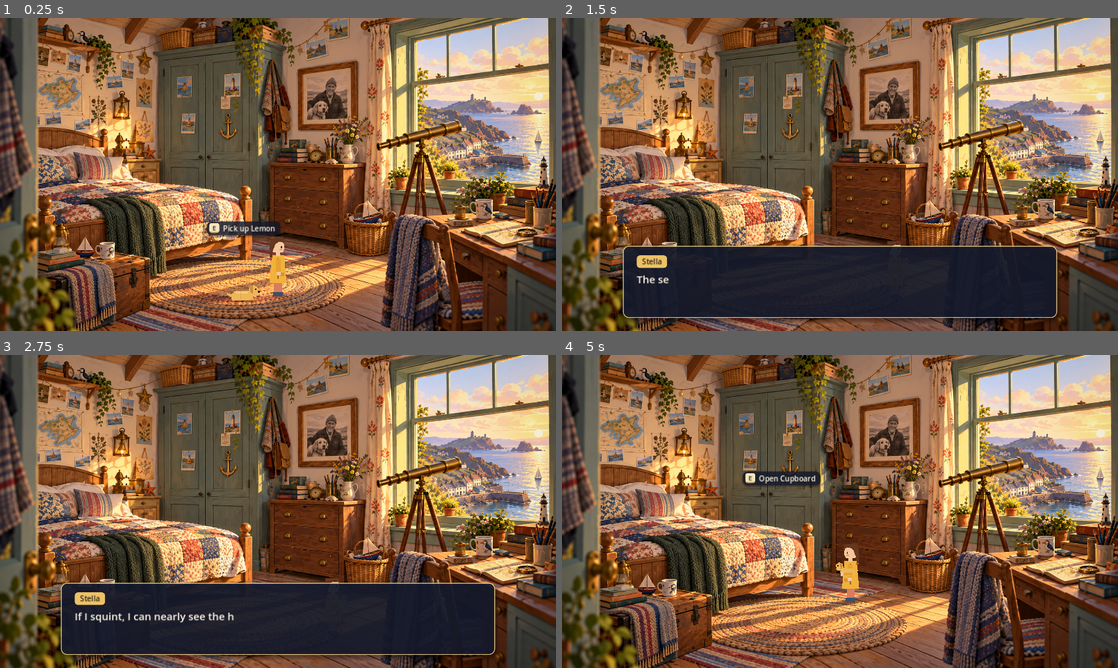
Above: before the commit, frames 1-4 (two rows, left to right).
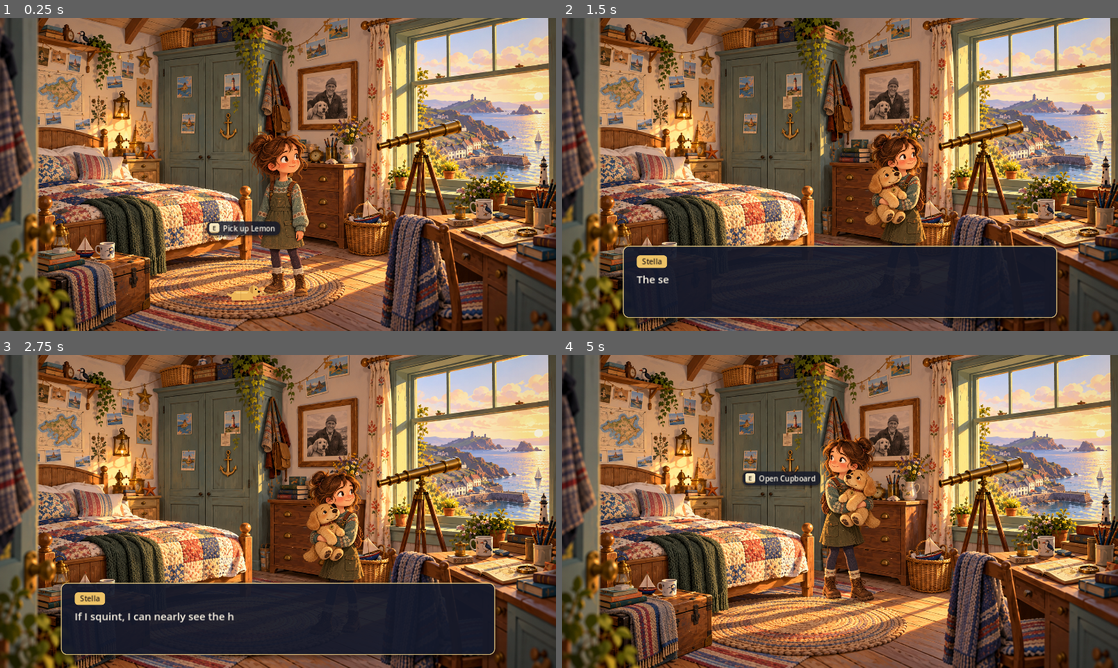
Above: after the commit, the same moments.

Repository: samjm000/Fellwell_island
Game: Godot game, scene res://scenes/rooms/stellas_room.tscn
Two runs of this game, one before a commit and one after it. Both use one fixed random seed, a clock stepped at 60 frames per second and the inputs below.
Inputs:
- Up to frame 1 (0.25 s): no input
- Up to frame 2 (1.5 s): tap Enter at 0.5 s; hold D (move_right) 0.53-1.28 s; hold E (interact) 0.53-1.28 s; tap Space (ui_select) at 0.77 s; hold S (move_down) from 1.28 s (still down); tap E (interact) at 1.35 s
- Up to frame 3 (2.75 s): tap Space (ui_select) at 1.52 s; release S (move_down) at 2.03 s; hold D (move_right) from 2.03 s (still down); hold E (interact) from 2.03 s (still down)
- Up to frame 4 (5 s): release D (move_right) at 2.78 s; release E (interact) at 2.78 s; hold W (move_up) 2.78-3.53 s; tap E (interact) at 2.85, 4.35 s; tap Space (ui_select) at 3.02, 3.77, 4.52 s; hold E (interact) 3.53-4.28 s; hold A (move_left) from 3.53 s (still down)

The runs differ from the first frame. In frame 1, 3.0% of the frame differs, in the area x 44-56%, y 36-90%; in frame 2, 2.5%; in frame 3, 2.5%; in frame 4, 3.4%, in the area x 46-58%, y 25-81%.

Commit message:
feat: integrate Stella idle and carrying-Lemon art
Adds the art pack's Stella idle and carry_idle stills (downscaled 50% to
561x701) in the pack's folder-per-state layout, with empty walk/ and
carry_walk/ folders ready for frames.

CharacterArt now also reads <state>/frame_0001.png sequences, takes an
art_offset to put the boots on the origin, and applies its walking bob
to a still when no walk frames exist (position only, never stretched).
Stella's art is scaled to ~380 px to match the designer's style anchor;
her feet collider, reach and shadow grow to suit. The carry art includes
Lemon, so the separate carried-Lemon overlay stays hidden automatically.

Co-Authored-By: Claude Opus 5.5 <noreply@anthropic.com>

Diff:
--- a/scenes/characters/stella.tscn
+++ b/scenes/characters/stella.tscn
@@ -17,10 +17,10 @@
 fill_to = Vector2(1, 0.5)
 
 [sub_resource type="RectangleShape2D" id="RectangleShape2D_feet"]
-size = Vector2(30, 14)
+size = Vector2(56, 14)
 
 [sub_resource type="RectangleShape2D" id="RectangleShape2D_reach"]
-size = Vector2(70, 40)
+size = Vector2(110, 50)
 
 [node name="Stella" type="CharacterBody2D" groups=["player"]]
 collision_layer = 2
@@ -32,14 +32,17 @@
 shape = SubResource("RectangleShape2D_feet")
 
 [node name="Shadow" type="Sprite2D" parent="."]
-position = Vector2(0, -1)
-scale = Vector2(0.9, 0.22)
+position = Vector2(0, -2)
+scale = Vector2(2, 0.42)
 texture = SubResource("GradientTexture2D_shadow")
 
 [node name="Visual" type="Node2D" parent="." node_paths=PackedStringArray("carried_overlay")]
 unique_name_in_owner = true
 script = ExtResource("3_character_art")
 art_directory = "res://art/characters/stella"
+art_scale = Vector2(0.5634, 0.5634)
+art_offset = Vector2(15, 14)
+walk_bob_height = 4.0
 carried_overlay = NodePath("CarriedLemon")
 
 [node name="Placeholder" type="Node2D" parent="Visual"]
--- a/scripts/art/character_art.gd
+++ b/scripts/art/character_art.gd
@@ -6,11 +6,13 @@
 ##
 ## Art sources, in order of preference:
 ##   1. `sprite_frames` authored in the editor (animation names = state names).
-##   2. Images in `art_directory` named `<state>.png` (a still) or `<state>_0.png`,
-##      `<state>_1.png`, ... (frames), e.g. `idle.png`, `walk_0.png` ... `walk_5.png`.
+##   2. Images in `art_directory`, either one folder per state with numbered frames
+##      (`idle/frame_0001.png`, `walk/frame_0001.png` ...; the art pack's layout) or
+##      flat files (`idle.png`, or `walk_0.png`, `walk_1.png` ...).
 ##   3. The node-built `Placeholder` child.
 ## Missing states fall back (carry_walk -> carry_idle -> walk -> idle), so a single
-## `idle.png` is enough to replace the placeholder.
+## idle image is enough to replace the placeholder. Until walk frames exist, the
+## still is given a small walking bob (never stretched or deformed).
 ##
 ## When the chosen animation isn't a carry_* one, `carried_overlay` (e.g. a Lemon
 ## sprite at the arms) is shown on top while carrying.
@@ -31,10 +33,14 @@
 @export var frames_per_second: float = 8.0
 ## Painted art can be authored at a higher resolution and scaled down here.
 @export var art_scale: Vector2 = Vector2.ONE
+## Nudge in texture pixels so the feet sit on the origin (canvases often have a
+## margin below the boots or an off-centre figure).
+@export var art_offset: Vector2 = Vector2.ZERO
 ## Shown while carrying, unless the art itself includes what's being carried.
 @export var carried_overlay: CanvasItem
-## Placeholder-only: a small bob while walking so movement reads without art.
-@export var placeholder_bob_height: float = 3.0
+## Bob height (pixels) while walking without walk frames: the placeholder, or a
+## still standing in for missing walk art.
+@export var walk_bob_height: float = 3.0
 
 var is_moving: bool = false:
 	set(value):
@@ -80,15 +86,20 @@
 
 
 func _process(delta: float) -> void:
-	# Only the placeholder needs per-frame work; real art animates itself.
-	if _placeholder == null or not _placeholder.visible:
+	# Real walk frames animate themselves; otherwise bob whatever is showing.
+	var bob_target: Node2D = null
+	if _placeholder != null and _placeholder.visible:
+		bob_target = _placeholder
+	elif _sprite != null and _sprite.visible and not String(_sprite.animation).ends_with("walk"):
+		bob_target = _sprite
+	if bob_target == null:
 		return
 	if is_moving:
 		_bob_time += delta
-		_placeholder.position.y = -absf(sin(_bob_time * 11.0)) * placeholder_bob_height
+		bob_target.position.y = -absf(sin(_bob_time * 11.0)) * walk_bob_height
 	else:
 		_bob_time = 0.0
-		_placeholder.position.y = 0.0
+		bob_target.position.y = 0.0
 
 
 func _refresh() -> void:
@@ -100,7 +111,7 @@
 		if _sprite.animation != animation or not _sprite.is_playing():
 			_sprite.play(animation)
 		var first_frame := _sprite.sprite_frames.get_frame_texture(animation, 0)
-		_sprite.offset = ArtSlot.anchor_offset(first_frame, ArtSlot.Anchor.BOTTOM_CENTER)
+		_sprite.offset = ArtSlot.anchor_offset(first_frame, ArtSlot.Anchor.BOTTOM_CENTER) + art_offset
 	if _sprite != null:
 		_sprite.visible = showing_art
 	if _placeholder != null:
@@ -138,6 +149,16 @@
 # works in exported builds, where source images are remapped.
 func _find_state_textures(base_path: String) -> Array[Texture2D]:
 	var textures: Array[Texture2D] = []
+	# Folder per state: <state>/frame_0001.png, frame_0002.png ...
+	for extension in IMAGE_EXTENSIONS:
+		for index in range(1, MAX_FRAMES_PER_STATE + 1):
+			var frame := ArtSlot.load_optional_texture(base_path.path_join("frame_%04d.%s" % [index, extension]))
+			if frame == null:
+				break
+			textures.append(frame)
+		if not textures.is_empty():
+			return textures
+	# Flat files: <state>.png, or <state>_0.png, <state>_1.png ...
 	for extension in IMAGE_EXTENSIONS:
 		var still := ArtSlot.load_optional_texture("%s.%s" % [base_path, extension])
 		if still != null:
Binary file added: art/characters/stella/carry_idle/frame_0001.png
Not shown, added: art/characters/stella/carry_idle/frame_0001.png.import
Binary file added: art/characters/stella/idle/frame_0001.png
Not shown, added: art/characters/stella/idle/frame_0001.png.import
Not shown, added: art/characters/stella/carry_walk/.gitkeep
Not shown, added: art/characters/stella/walk/.gitkeep
